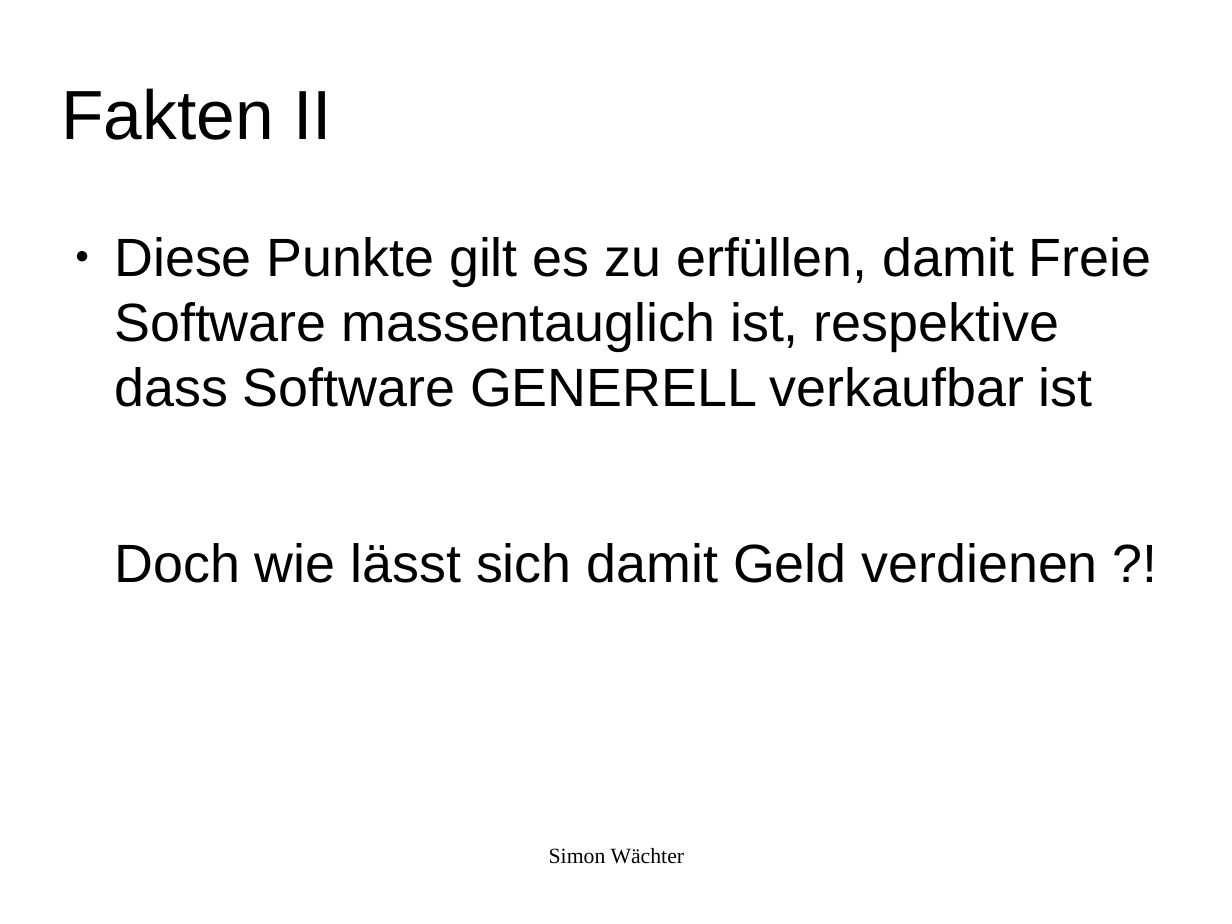
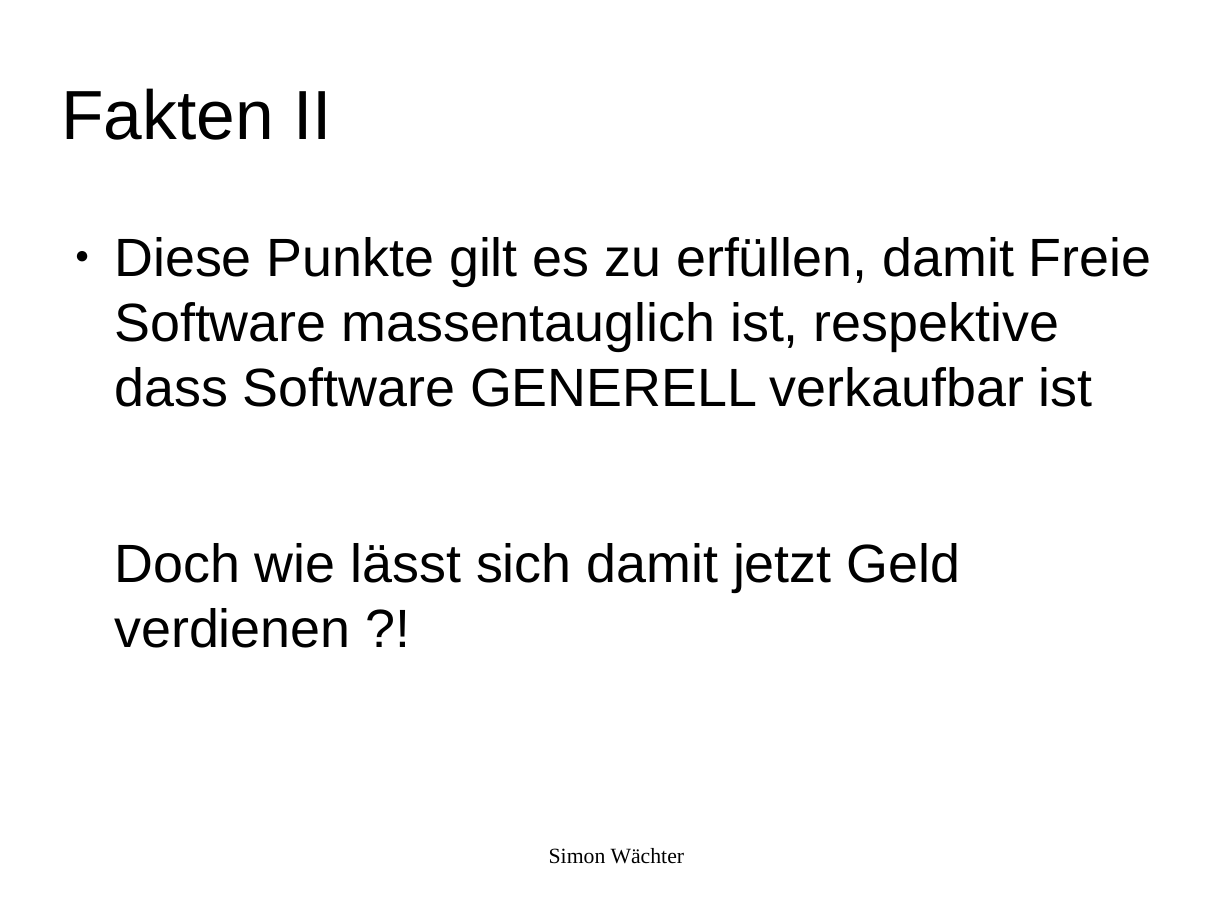
Before and after one commit to swaechter/presentations, a slide deck: slide 21 of 2014_05_10_Ubucon_2014/Freie_Software_Was_ist_das.odp (slide 20 before the commit). Drawn at 1232x924 pixels with LibreOffice and Linux fonts; fonts in the diff are those of the drawing; background and template pictures are left out. Boxes give left, top, right and bottom in pixels: in the first picture for what was removed or moved away, otherwise in the second. Text is boxed around its words. In the diff, an @@ line names an element or a change of style, - is before the commit and + after.

```diff
--- a/2014_05_10_Ubucon_2014/Freie_Software_Was_ist_das.odp
+++ b/2014_05_10_Ubucon_2014/Freie_Software_Was_ist_das.odp
@@ text at (114, 543, 961, 648): text changed @@
-Doch wie lässt sich damit Geld verdienen ?!
+Doch wie lässt sich damit jetzt Geld verdienen ?!
```
Also in this commit, not shown: 9 other slides changed, 1 slide added.
